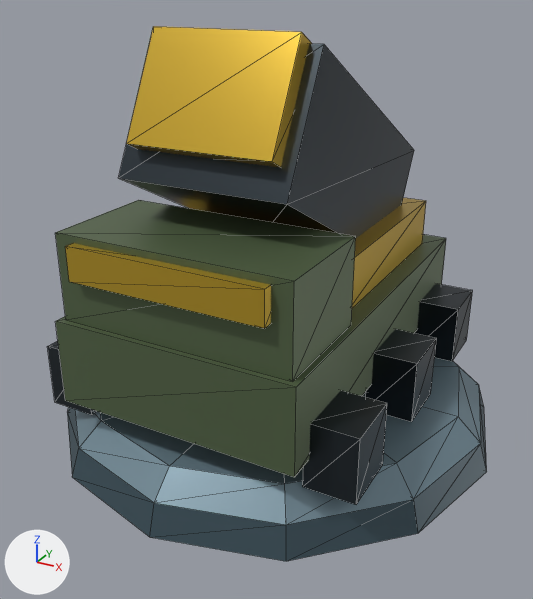
An edit to the glTF model assets/models/pieces/usa_missile_lod0.glb, drawn before and after from the same camera.
Camera for both pictures: a 50 mm camera at (0.526, -0.994, 0.707) aimed at (0.003, -0.044, 0.232). Lighting does not change. The marker at lower left points along +X, +Y and +Z. The picture after the commit comes second. Mesh edges are drawn as thin lines. Where no turn or scale is listed for an object, it has been applied to the vertices. Vertices at exactly the same position are counted once.

In view in the first picture: 'barrel', 'base_pedestal', 'body_hull', 'turret'.
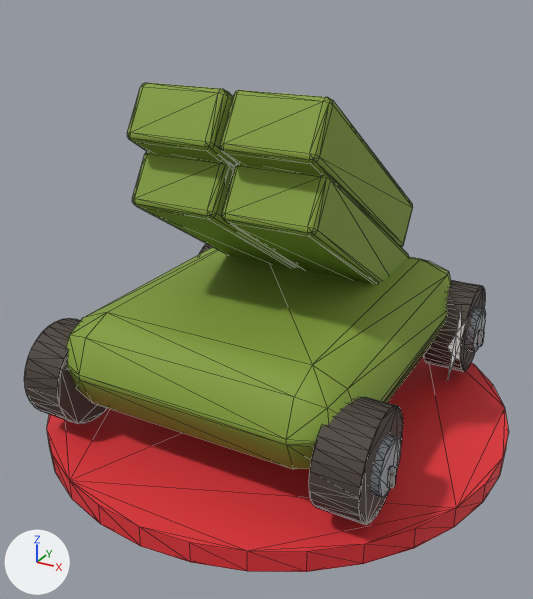
Location of each change, (x1, y1, x2, y2) in pixels of the pictures (533 x 599 px):
'body_hull', recoloured, surface changed, reshaped (8% wider, 45% taller): before (47, 200, 473, 505); after (24, 83, 486, 525)
'base_pedestal', recoloured, surface changed, reshaped (10% wider): before (67, 357, 487, 561); after (47, 357, 509, 572)
'barrel', deleted: before (119, 26, 414, 239)
    faces in mat_mat_neutral_metal (dark grey #3a4248): (119, 43, 414, 239)
    faces in mat_mat_faction_accent (yellow #d4af37): (126, 26, 312, 168)
'turret', deleted (yellow): before (352, 198, 426, 308)
part 2 of me_body_hull_mesh, added: after (24, 318, 107, 424)
part 3 of me_body_hull_mesh, added (mostly hidden): after (199, 243, 212, 254)
part 4 of me_body_hull_mesh, added: after (309, 397, 403, 525)
part 5 of me_body_hull_mesh, added: after (423, 280, 485, 372)
part 6 of me_body_hull_mesh, rebuilt (9% shorter): before (55, 234, 446, 477); after (66, 247, 451, 469)
part 7 of me_body_hull_mesh, deleted: before (47, 234, 473, 505)
part 8 of me_body_hull_mesh, cut back: before (55, 200, 356, 382); after (127, 83, 486, 498)

What changed in the scene script:
```text
Change mat_mat_team_ring:
    mat_mat_team_ring.base_color: (0.188, 0.279, 0.332) -> (0.784, 0.0319, 0.0409)  # greyish blue #78909c -> red #e53239
    mat_mat_team_ring.roughness: 0.4 -> 0.72
Change me_base_pedestal_mesh:
    remove me_base_pedestal_mesh.from_pydata(...)  # 39 vertices, 84 faces; spans x -0.37..0.37, y -0.37..0.37, z 0.0..0.084
    remove me_base_pedestal_mesh.materials.append(mat_mat_base_pedestal)  # dark blue #455a64
    add me_base_pedestal_mesh.from_pydata(...)  # 64 vertices, 124 faces; spans x -0.39..0.39, y -0.39..0.39, z 0.0..0.033
    me_base_pedestal_mesh part 1: the whole mesh is rebuilt
Change me_body_hull_mesh:
    remove me_body_hull_mesh.from_pydata(...)  # 80 vertices, 120 faces; spans x -0.258..0.258, y -0.315..0.34, z 0.084..0.39
    remove me_body_hull_mesh.materials.append(mat_mat_faction_primary)  # dark green #5a6b4c
    remove me_body_hull_mesh.materials.append(mat_mat_faction_accent)  # yellow #d4af37
    remove me_body_hull_mesh.materials.append(mat_mat_neutral_metal)  # dark grey #3a4248
    remove me_body_hull_mesh.materials.append(mat_mat_team_ring)  # greyish blue #78909c
    add me_body_hull_mesh.from_pydata(...)  # 940 vertices, 1800 faces; spans x -0.295..0.295, y -0.307..0.307, z 0.049..0.569
    me_body_hull_mesh part 2: a new loose piece, a 32-sided cylinder along x spanning x -0.276..-0.208, y -0.307..-0.15, z 0.049..0.206, in mat_dark_parts_001 (brown #4a3f38)
    me_body_hull_mesh part 3: a new loose piece, a 32-sided cylinder along x spanning x -0.276..-0.208, y 0.15..0.307, z 0.049..0.206, in mat_dark_parts_001 (brown #4a3f38)
    me_body_hull_mesh part 4: a new loose piece, a 32-sided cylinder along x spanning x 0.208..0.276, y -0.307..-0.15, z 0.049..0.206, in mat_dark_parts_001 (brown #4a3f38)
    me_body_hull_mesh part 5: a new loose piece, a 32-sided cylinder along x spanning x 0.208..0.276, y 0.15..0.307, z 0.049..0.206, in mat_dark_parts_001 (brown #4a3f38)
    me_body_hull_mesh part 6: the loose piece of 8 vertices spanning x -0.19..0.19, y -0.31..0.31, z 0.13..0.26 is rebuilt with 56 vertices and now spans x -0.242..0.242, y -0.296..0.296, z 0.091..0.244, in mat_united_states___bright_olive_green_001 (green #829e38)
    me_body_hull_mesh part 7: 8 loose pieces with 64 vertices, spanning x -0.258..0.258, y -0.315..0.34, z 0.084..0.38, are deleted
    me_body_hull_mesh part 8: 8 vertices removed from x -0.18..0.18, y -0.3..-0.12, z 0.26..0.39; 529 vertices added at x -0.295..0.295, y -0.269..0.269, z 0.087..0.569
    other edits to the shape of me_body_hull_mesh do not show in these pictures
    add me_body_hull_mesh.materials.append(mat_united_states___bright_olive_green_001)  # green #829e38
    add me_body_hull_mesh.materials.append(mat_dark_parts_001)  # brown #4a3f38
    add me_body_hull_mesh.materials.append(mat_metal_001)  # grey #a9b0b5
    add me_body_hull_mesh.materials.append(mat_white_001)  # white #ffffff
Remove ob_turret:
    ob_turret = bpy.data.objects.new('turret', me_turret_mesh)
Remove ob_barrel:
    ob_barrel = bpy.data.objects.new('barrel', me_barrel_mesh)
```
